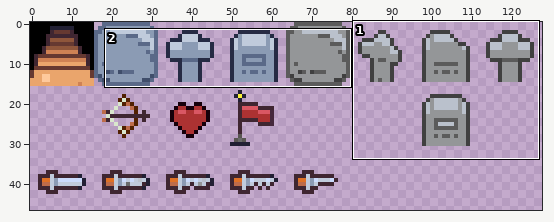
Sprite sheet -- img/misc.png. The first picture is a wide view before the edit; the outline marks the close-up.
Close-up. Old version:
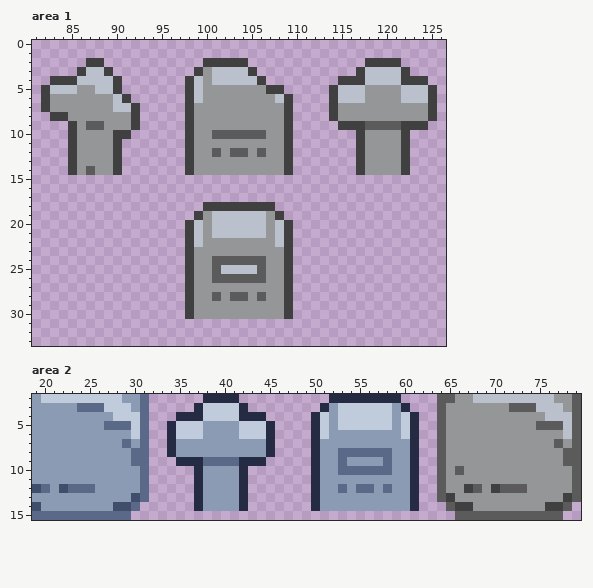
The file is 128x64 pixels. Shown: area 1: x 81..126, y 0..33; area 2: x 19..79, y 2..15. The wide view leaves out empty margins.
Once edited:
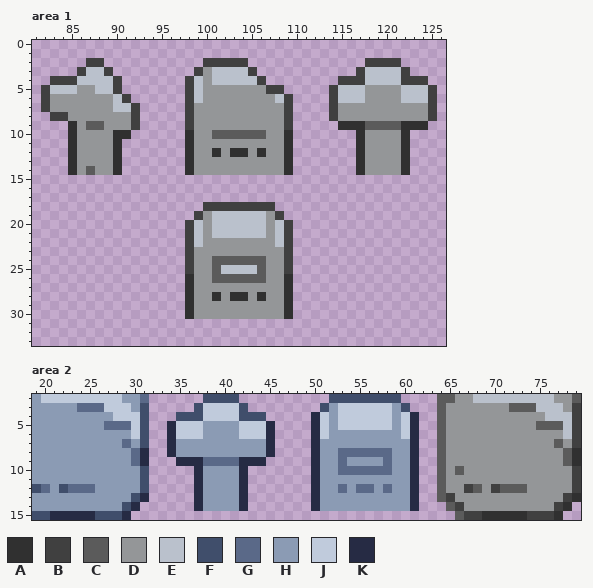
Palette (. is transparent): A #303030  B #404040  C #5b5b5b  D #949698  E #bac1cc  F #404e6b  G #5a6988  H #8b9bb4  J #c0cbdc  K #262b44
Change:
Area 1:
y 9: x 85 B -> A; x 115..117 BBB -> AAA; x 122..124 BBB -> AAA
y 10: x 85 B -> A; x 90..91 BB -> AA; x 98 B -> A; x 109 B -> A; x 117 B -> A; x 122 B -> A
y 11: x 85 B -> A; x 90 B -> A; x 98 B -> A; x 109 B -> A; x 117 B -> A; x 122 B -> A
y 12: x 85 B -> A; x 90 B -> A; x 98 B -> A; x 101 C -> A; x 103..104 CC -> AA; x 106 C -> A; x 109 B -> A; x 117 B -> A; x 122 B -> A
y 13..14: x 85 B -> A; x 90 B -> A; x 98 B -> A; x 109 B -> A; x 117 B -> A; x 122 B -> A
y 26..27: x 98 B -> A; x 109 B -> A
y 28: x 98 B -> A; x 101 C -> A; x 103..104 CC -> AA; x 106 C -> A; x 109 B -> A
y 29..30: x 98 B -> A; x 109 B -> A
Area 2:
y 2: x 38..41 KKKK -> FFFF; x 52..59 KKKKKKKK -> FFFFFFFF
y 3: x 31 G -> F; x 37 K -> F; x 42 K -> F; x 51 K -> F; x 60 K -> F; x 79 C -> B
y 4: x 31 G -> F; x 35..37 KKK -> FFF; x 42..44 KKK -> FFF; x 79 C -> B
y 5..7: x 31 G -> F; x 79 C -> B
y 8..9: x 31 G -> K; x 79 C -> A
y 10..12: x 31 G -> F; x 79 C -> B
y 13: x 31 G -> K; x 79 C -> A
y 14: x 19 F -> H; x 28 F -> H; x 30 G -> K; x 67 B -> D; x 76 B -> D; x 78 C -> A
y 15: x 19..29 GGGGGGGGGGG -> FFKKKKKFFFK; x 67..77 CCCCCCCCCCC -> BBAAAAABBBA
Boxes around the changes in both close-ups, in picture pixels (x1, y1, x2, y2):
changed: (68, 121, 77, 175)
changed: (338, 121, 428, 175)
changed: (113, 130, 131, 175)
changed: (185, 130, 293, 175)
changed: (185, 274, 293, 319)
changed: (32, 394, 266, 520)
changed: (320, 394, 410, 412)
changed: (464, 403, 581, 520)
